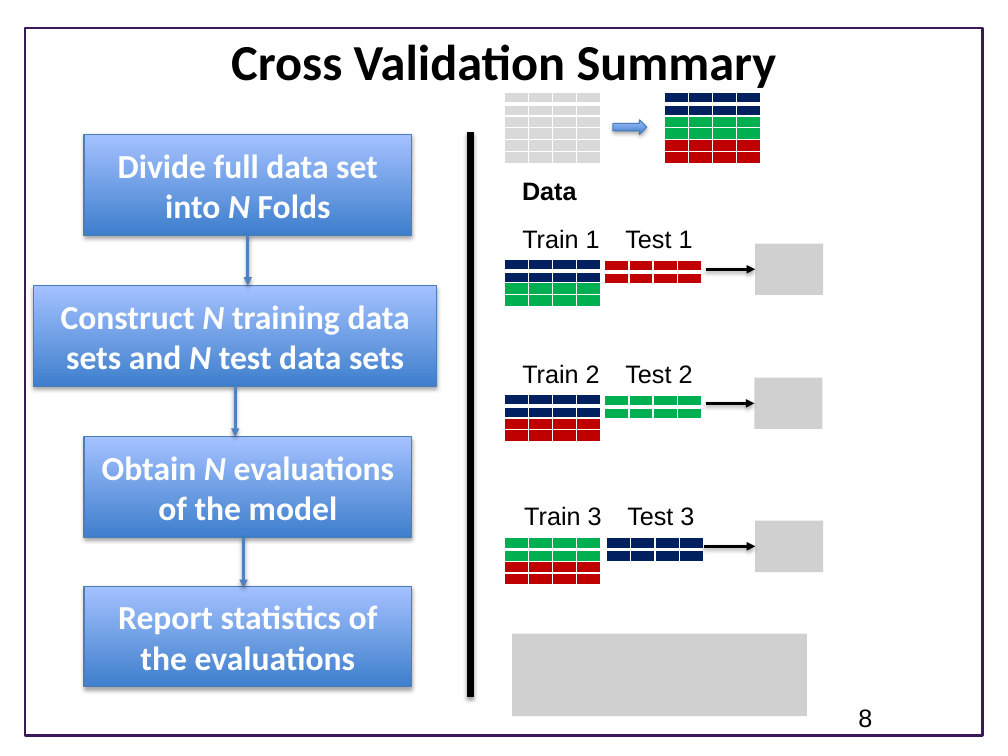
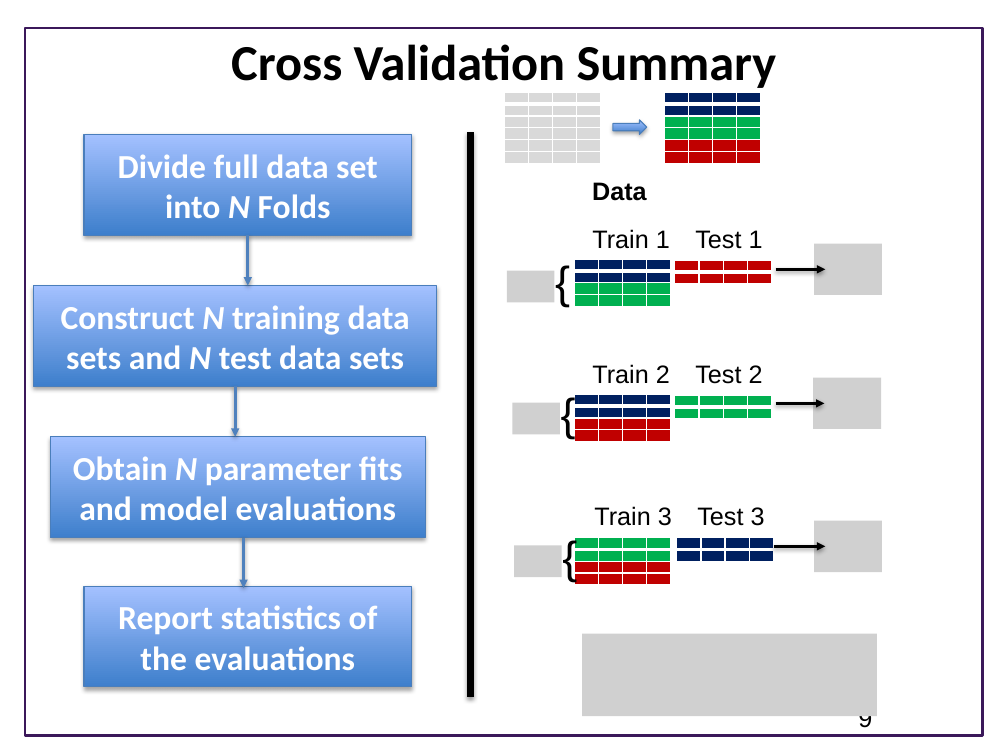
Before and after one commit to ModelEngineering/advancing-biomedical-models, a slide deck: slide 9 of lectures/lecture_9/Lecture_9_Model_Fitting_Dealing_With_Uncertainty.pptx (slide 8 before the commit). Drawn at 1008x756 pixels with LibreOffice and Linux fonts; fonts in the diff are those of the drawing; grey boxes stand for pictures; background and template pictures are left out. Boxes give left, top, right and bottom in pixels: in the first picture for what was removed or moved away, otherwise in the second. Text is boxed around its words. In the diff, an @@ line names an element or a change of style, - is before the commit and + after.

```diff
--- a/lectures/lecture_9/Lecture_9_Model_Fitting_Dealing_With_Uncertainty.pptx
+++ b/lectures/lecture_9/Lecture_9_Model_Fitting_Dealing_With_Uncertainty.pptx
@@ rectangle "Obtain N parameter fits and ...": place and size @@
-rectangle "Obtain N parameter fits and ..." at bbox=[84, 436, 411, 537]
+rectangle "Obtain N parameter fits and ..." at bbox=[50, 436, 425, 537]
@@ text in rectangle at bbox=[73, 456, 403, 520]: text changed @@
-Obtain N evaluations of the model
+Obtain N parameter fits and model evaluations
@@ group added at bbox=[507, 249, 588, 588]: 3 pictures, 3 texts @@
+{
+{
+{
@@ 3 pictures: place and size @@
-3 pictures at bbox=[754, 244, 823, 572]
+3 pictures at bbox=[813, 244, 882, 572]
@@ 7 texts, 6 tables, 3 arrows, 1 picture: place and size @@
-7 texts, 6 tables, 3 arrows, 1 picture at bbox=[504, 182, 806, 717]
+7 texts, 6 tables, 3 arrows, 1 picture at bbox=[575, 182, 877, 717]
@@ page number at bbox=[858, 716, 872, 733]: text changed @@
-8
+9
```
Also in this commit, not shown: 1 other slide changed, 1 slide added, 1 other file.
